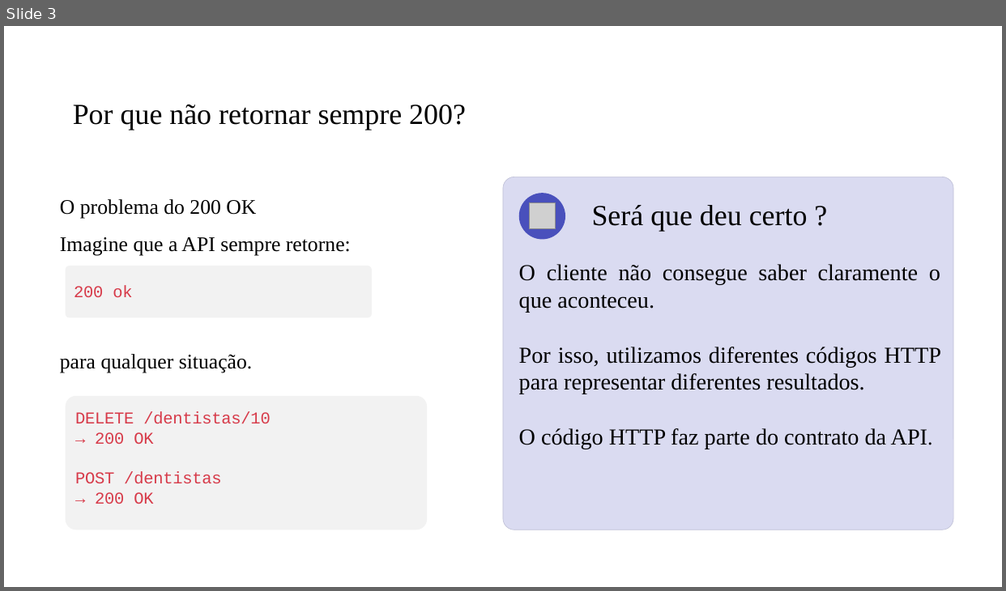
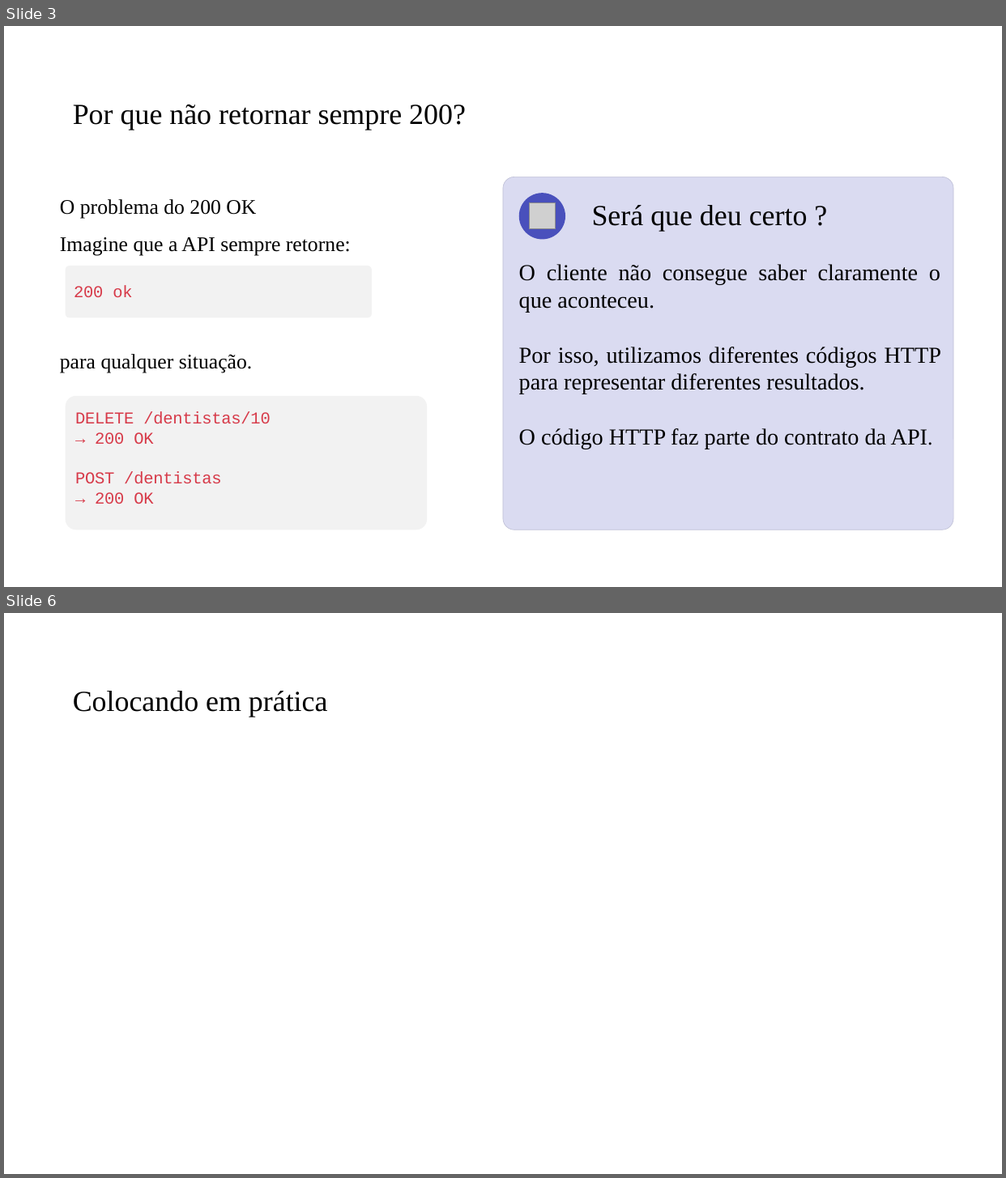
Before and after one commit to PedroMiho/UMC, a slide deck: Desenvolvimento de Software Corporativo/Boa Praticas/Aula04-BoasPraticas/Modelo de Apresentação.pptx. Shown one above the other, each under a label of ours: slide 3 before the commit, slides 3 and 6 after it; the slides between them are not shown. The pictures are 1006x591 and 1006x1178 pixels, drawn with LibreOffice and Linux fonts; fonts in the diff are those of the drawing; grey boxes stand for pictures; background and template pictures are left out. Boxes give left, top, right and bottom in pixels: in the first picture for what was removed or moved away, otherwise in the second. Text is boxed around its words. In the diff, an @@ line names an element or a change of style, - is before the commit and + after.

```diff
--- a/Desenvolvimento de Software Corporativo/Boa Praticas/Aula04-BoasPraticas/Modelo de Apresentação.pptx
+++ b/Desenvolvimento de Software Corporativo/Boa Praticas/Aula04-BoasPraticas/Modelo de Apresentação.pptx
@@ slide 6 added at (x1=4, y1=613, x2=1002, y2=1174), background #FFFFFF @@
@@ title added at (x1=73, y1=691, x2=328, y2=717), 28 pt, text #000000 @@
+Colocando em prática
```
Also in this commit, not shown: 2 other slides added, 1 other file.
